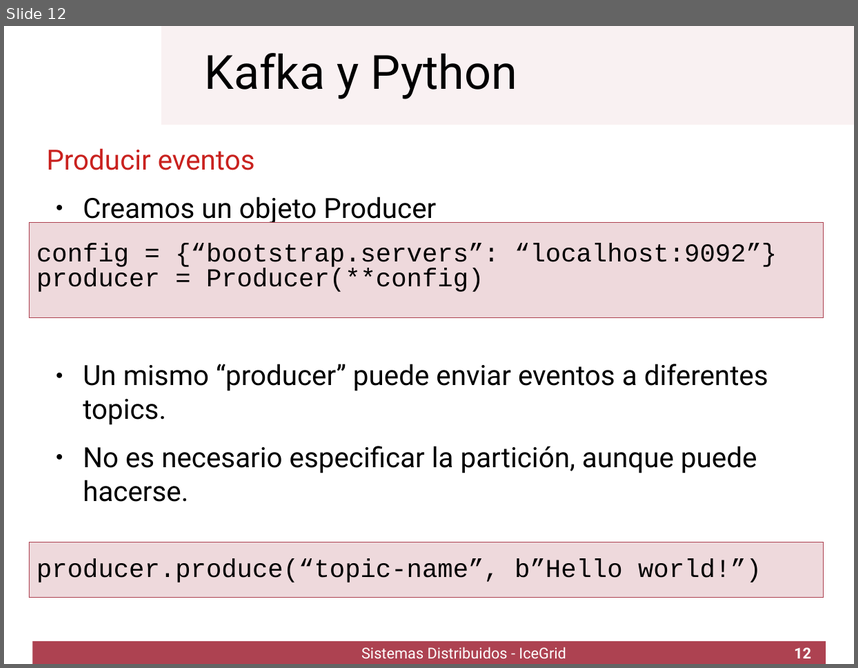
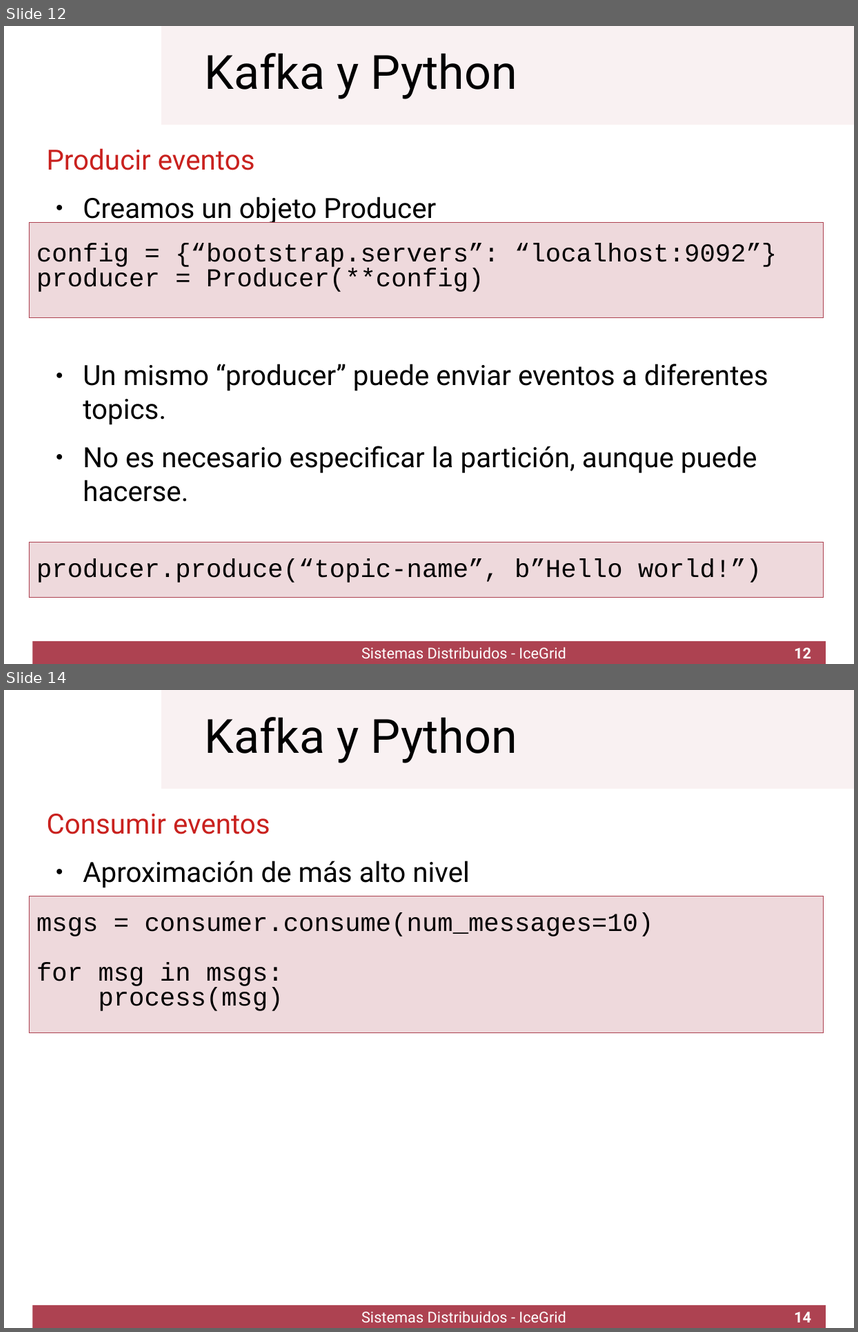
Before and after one commit to UCLM-ESI/ssdd.kafka-lab, a slide deck: kafka1.odp. Shown one above the other, each under a label of ours: slide 12 before the commit, slides 12 and 14 after it; the slides between them are not shown. The pictures are 858x668 and 858x1332 pixels, drawn with LibreOffice and Linux fonts; fonts in the diff are those of the drawing; background and template pictures are left out. Boxes give left, top, right and bottom in pixels: in the first picture for what was removed or moved away, otherwise in the second. Text is boxed around its words. In the diff, an @@ line names an element or a change of style, - is before the commit and + after.

```diff
--- a/kafka1.odp
+++ b/kafka1.odp
@@ slide 14 added at bbox=[4, 690, 854, 1328], background #FFFFFF; not listed: 2 template elements that a slide beside it also shows @@
@@ title added at bbox=[204, 717, 517, 763], 44 pt, text #000000 @@
+Kafka y Python
@@ text added at bbox=[47, 814, 470, 888], 26 pt, text #000000 @@
+Consumir eventos
+● Aproximación de más alto nivel
@@ title added at bbox=[29, 896, 824, 1032], fill #EED9DC, outline #AD4251 0 pt, 24 pt, text #000000 @@
+msgs = consumer.consume(num_messages=10)
+for msg in msgs:
+process(msg)
@@ text added at bbox=[361, 1310, 566, 1322], 14 pt, text #FFFFFF @@
+Sistemas Distribuidos - IceGrid
@@ page number added at bbox=[794, 1311, 811, 1322], 14 pt, text #FFFFFF, bold @@
+14
```
Also in this commit, not shown: 3 slides changed, 1 other slide added, 1 slide removed.
